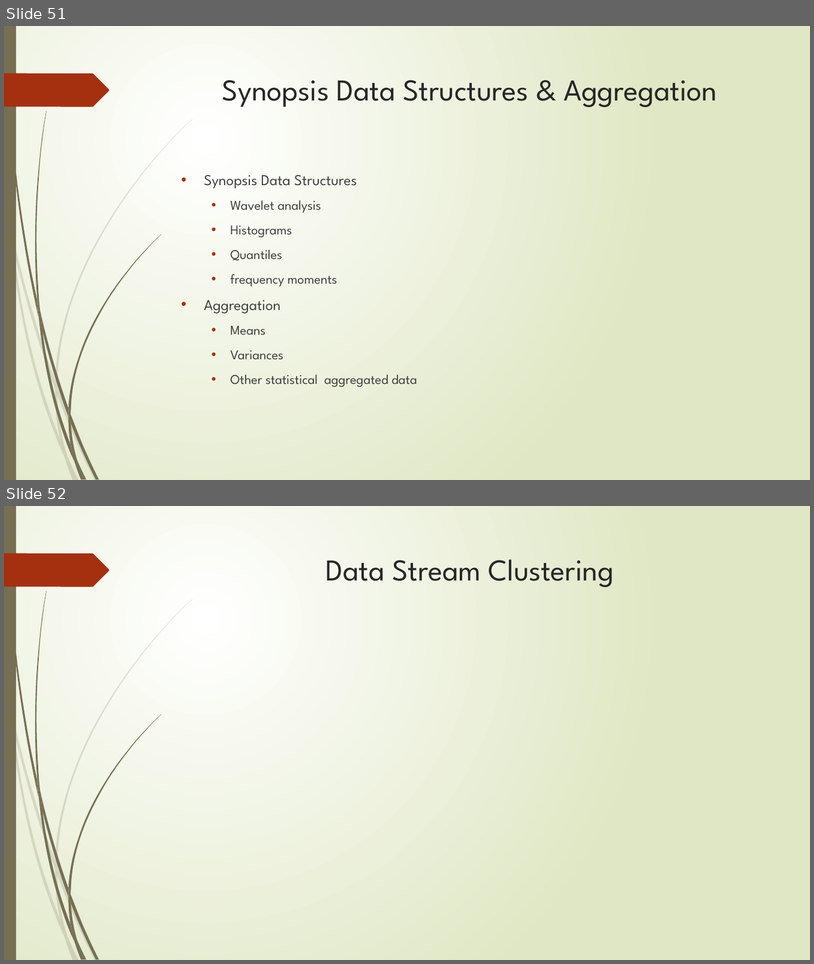
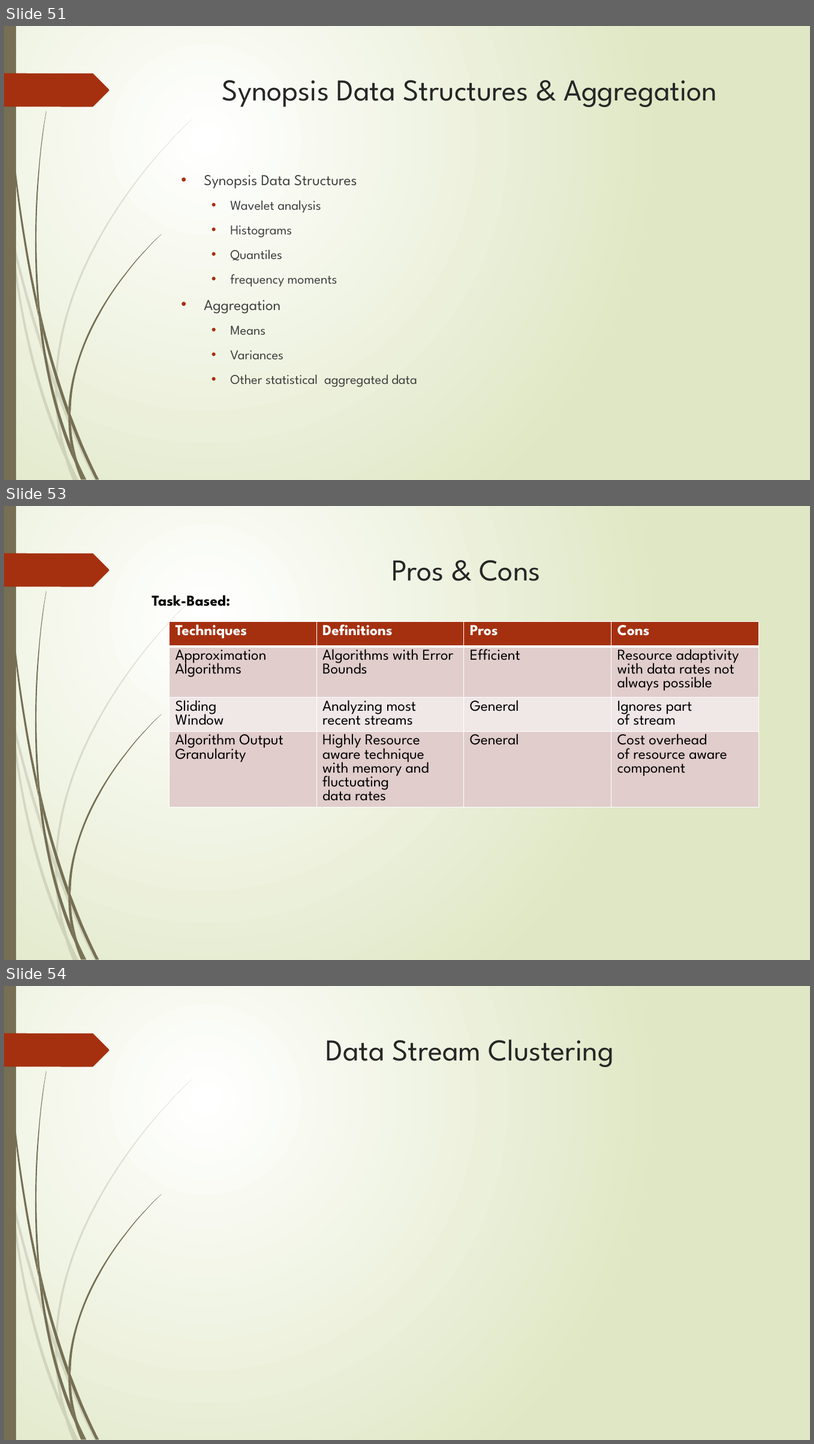
Before and after one commit to zixiaojindao/time-series-survey, a slide deck: slide/tsdm.pptx. Shown one above the other, each under a label of ours: slides 51 and 52 before the commit, slides 51, 53 and 54 after it; the slides between them are not shown. The pictures are 814x964 and 814x1444 pixels, drawn with LibreOffice and Linux fonts; fonts in the diff are those of the drawing; grey boxes stand for pictures. Boxes give left, top, right and bottom in pixels: in the first picture for what was removed or moved away, otherwise in the second. Text is boxed around its words. In the diff, an @@ line names an element or a change of style, - is before the commit and + after.

```diff
--- a/slide/tsdm.pptx
+++ b/slide/tsdm.pptx
@@ slide 53 added at bbox=[4, 506, 810, 960], background gradient #FFFFFF to #DFE8C4; not listed: 24 template elements that a slide beside it also shows @@
@@ title added at bbox=[392, 560, 540, 581], 36 pt, text #262626 @@
+Pros & Cons
@@ text added at bbox=[152, 595, 230, 606], 18 pt, text #000000, bold @@
+Task-Based:
@@ table added at bbox=[169, 622, 759, 864], 4 rows, 4 columns @@
+Techniques | Definitions | Pros | Cons
+Approximation Algorithms | Algorithms with Error Bounds | Efficient | Resource adaptivity with data rates not always possible
+Sliding / Window | Analyzing most / recent streams | General | Ignores part / of stream
+Algorithm Output / Granularity | Highly Resource / aware technique / with memory and / fluctuating / data rates | General | Cost overhead / of resource aware / component
@@ what was slide 52 is now slide 54 @@
```
Also in this commit, not shown: 1 slide changed, 1 other slide added.
